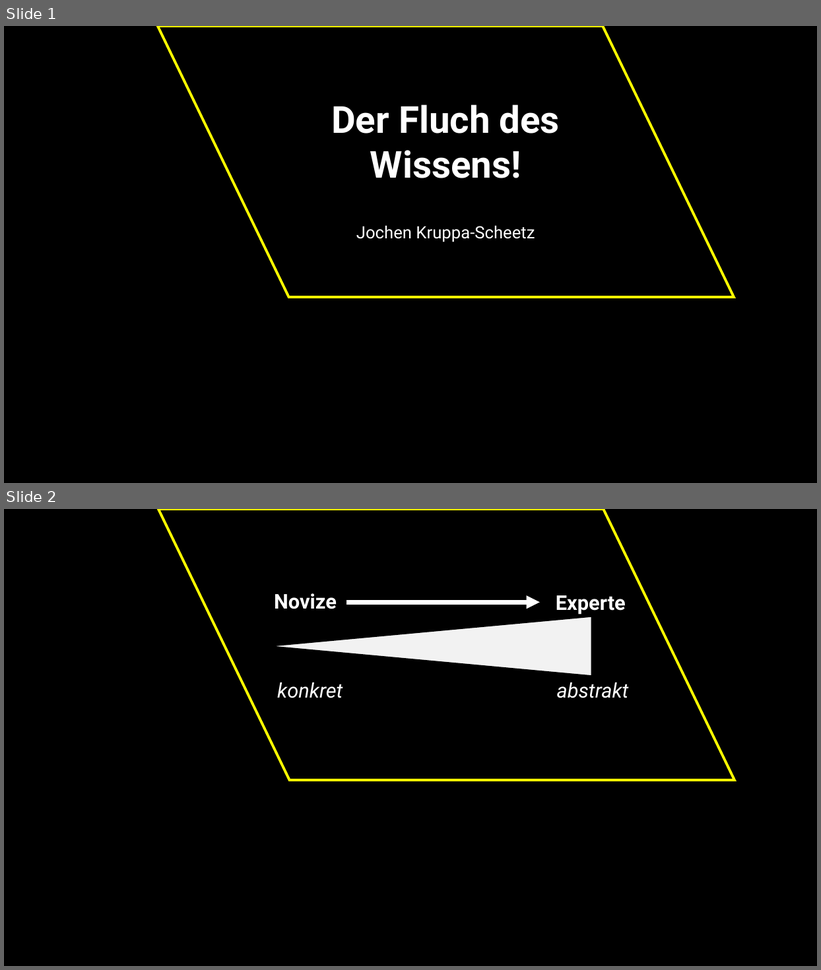
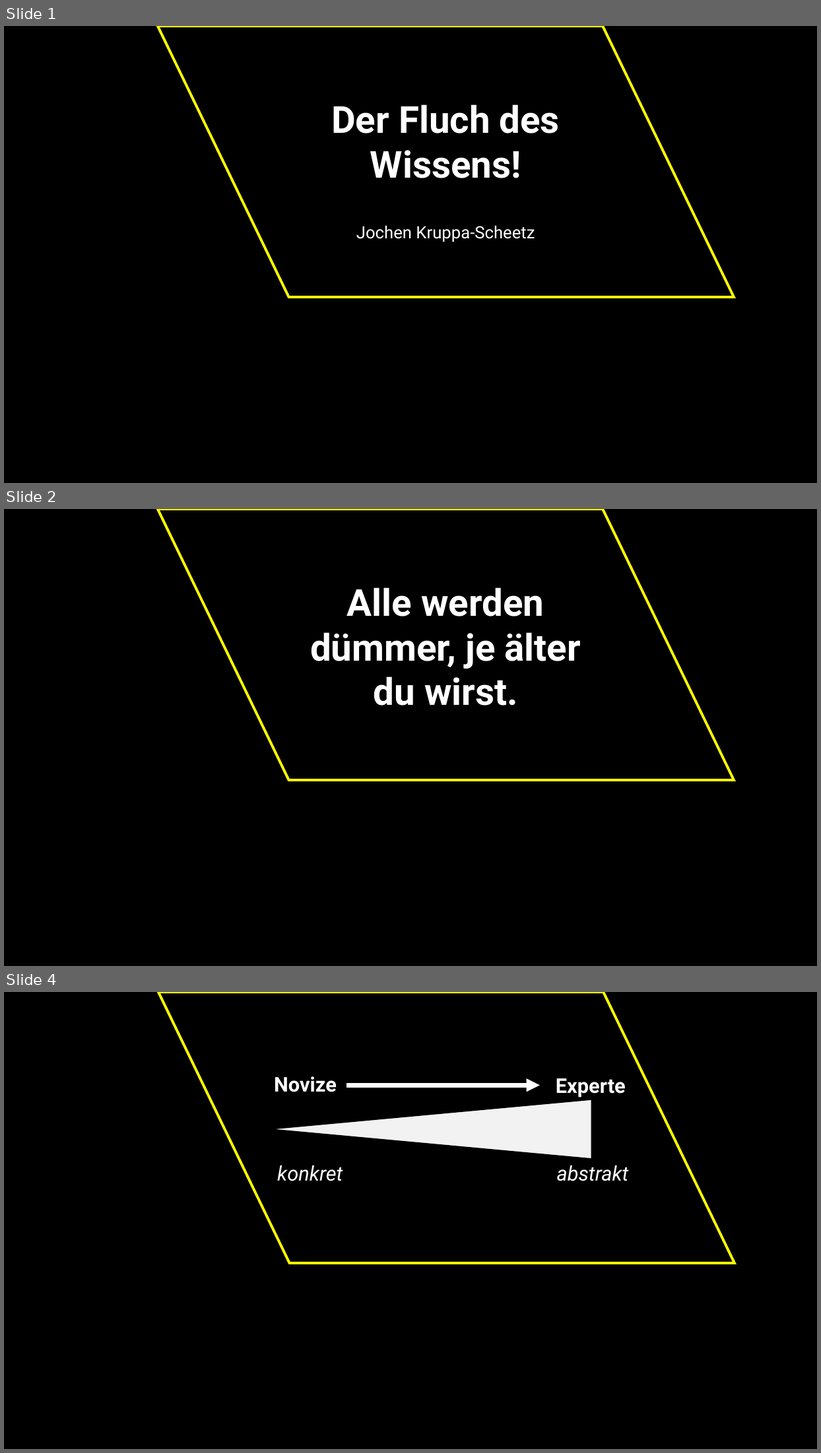
Before and after one commit to jkruppa/teaching, a slide deck: talks/202510_roulette/Kruppa_Scheetz.pptx. Shown one above the other, each under a label of ours: slides 1 and 2 before the commit, slides 1, 2 and 4 after it; the slides between them are not shown. The pictures are 821x970 and 821x1453 pixels, drawn with LibreOffice and Linux fonts; fonts in the diff are those of the drawing. Boxes give left, top, right and bottom in pixels: in the first picture for what was removed or moved away, otherwise in the second. Text is boxed around its words. In the diff, an @@ line names an element or a change of style, - is before the commit and + after.

```diff
--- a/talks/202510_roulette/Kruppa_Scheetz.pptx
+++ b/talks/202510_roulette/Kruppa_Scheetz.pptx
@@ slide 2 added at bbox=[4, 509, 817, 966], background #000000 @@
@@ parallelogram added at bbox=[158, 509, 734, 780], fill #000000, outline #FFFF00 3 pt @@
@@ text added at bbox=[310, 588, 581, 706], 44 pt, text #FFFFFF, bold @@
+Alle werden dümmer, je älter du wirst.
@@ what was slide 2 is now slide 4 @@
```
Also in this commit, not shown: 6 other slides added, 3 other files.
